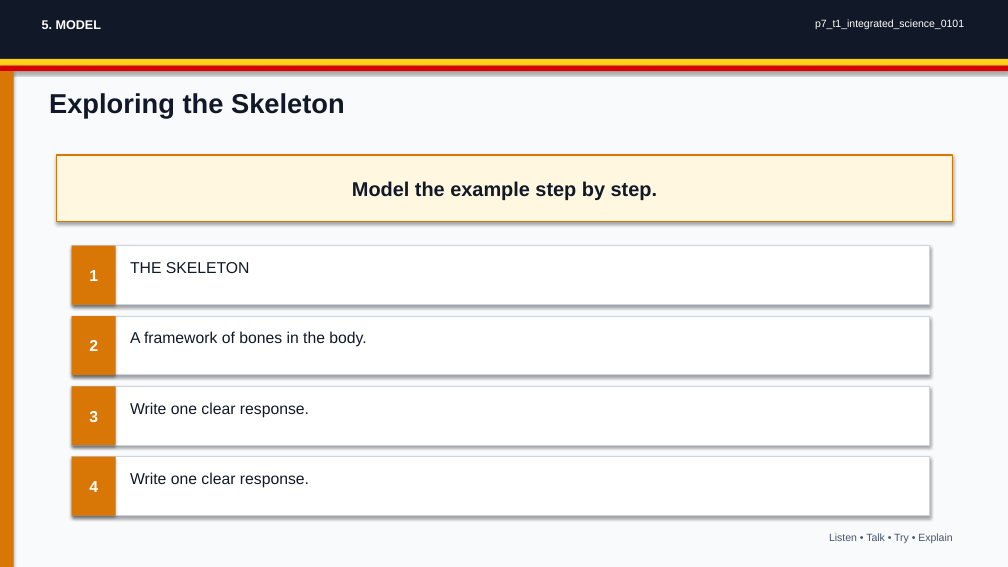
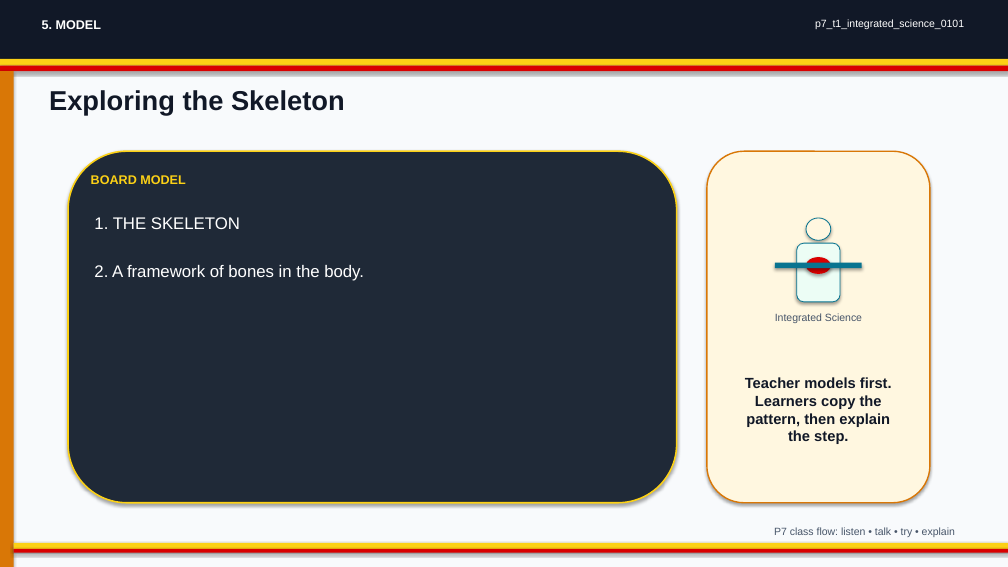
Before and after one commit to yousunjung84-edu/uganda-p7-mvp-20260629, a slide deck: slide 5 of uganda-p7-mvp/p7_t1_integrated_science_0101/p7_t1_integrated_science_0101.pptx. Drawn at 1008x567 pixels with LibreOffice and Linux fonts; fonts in the diff are those of the drawing. Boxes give left, top, right and bottom in pixels: in the first picture for what was removed or moved away, otherwise in the second. Text is boxed around its words. In the diff, an @@ line names an element or a change of style, - is before the commit and + after.

Commit message:
Publish upgraded classroom decks

```diff
--- a/uganda-p7-mvp/p7_t1_integrated_science_0101/p7_t1_integrated_science_0101.pptx
+++ b/uganda-p7-mvp/p7_t1_integrated_science_0101/p7_t1_integrated_science_0101.pptx
@@ rectangle removed at (x1=57, y1=155, x2=953, y2=222) @@
-Model the example step by step.
@@ rounded rectangle added at (x1=68, y1=151, x2=677, y2=503), fill #1F2937, outline #FCD116 1.5 pt @@
@@ text added at (x1=91, y1=175, x2=185, y2=184), 12 pt, text #FCD116, bold @@
+BOARD MODEL
@@ rounded rectangle added at (x1=707, y1=151, x2=930, y2=503), fill #FFF7E0, outline #D97706 1.3 pt @@
@@ text at (x1=94, y1=217, x2=240, y2=229): text changed; size 15 to 16 pt; text colour #111827 to #FFFFFF @@
-THE SKELETON
+1. THE SKELETON
@@ ellipse added at (x1=806, y1=218, x2=831, y2=240), fill #FFF7E0, outline #087490 0.8 pt @@
@@ rectangle removed at (x1=72, y1=246, x2=930, y2=305) @@
@@ rectangle removed at (x1=72, y1=246, x2=116, y2=305) @@
-1
@@ text at (x1=94, y1=265, x2=364, y2=281): text changed; size 15 to 16 pt; text colour #111827 to #FFFFFF @@
-A framework of bones in the body.
+2. A framework of bones in the body.
@@ rectangle added at (x1=775, y1=262, x2=862, y2=268), fill #087490 @@
@@ rounded rectangle added at (x1=797, y1=243, x2=840, y2=302), fill #ECFDF5, outline #087490 0.8 pt @@
@@ ellipse added at (x1=806, y1=257, x2=831, y2=274), fill #D90000 @@
@@ rectangle removed at (x1=72, y1=316, x2=930, y2=375) @@
@@ rectangle removed at (x1=72, y1=316, x2=116, y2=375) @@
-2
@@ text added at (x1=775, y1=313, x2=862, y2=323), 10 pt, text #475569 @@
+Integrated Science
@@ rectangle removed at (x1=72, y1=386, x2=930, y2=445) @@
@@ rectangle removed at (x1=72, y1=386, x2=116, y2=445) @@
-3
@@ text added at (x1=745, y1=377, x2=892, y2=444), 14 pt, text #111827, bold @@
+Teacher models first. Learners copy the pattern, then explain the step.
@@ text removed at (x1=130, y1=402, x2=309, y2=418) @@
-Write one clear response.
@@ rectangle removed at (x1=72, y1=457, x2=116, y2=516) @@
-4
@@ text removed at (x1=130, y1=472, x2=309, y2=488) @@
-Write one clear response.
@@ text at (x1=774, y1=527, x2=955, y2=537): text changed @@
-Listen • Talk • Try • Explain
+P7 class flow: listen • talk • try • explain
@@ rectangle resized from (x1=72, y1=457, x2=930, y2=516) to (x1=14, y1=543, x2=1008, y2=549) @@
@@ rectangle at (x1=14, y1=543, x2=1008, y2=549): fill #FFFFFF to #FCD116; outline #CBD5E1 0.9 pt to none @@
@@ rectangle added at (x1=14, y1=549, x2=1008, y2=553), fill #D90000 @@
```
Also in this commit, not shown: 7 other slides changed, 34 other files.
